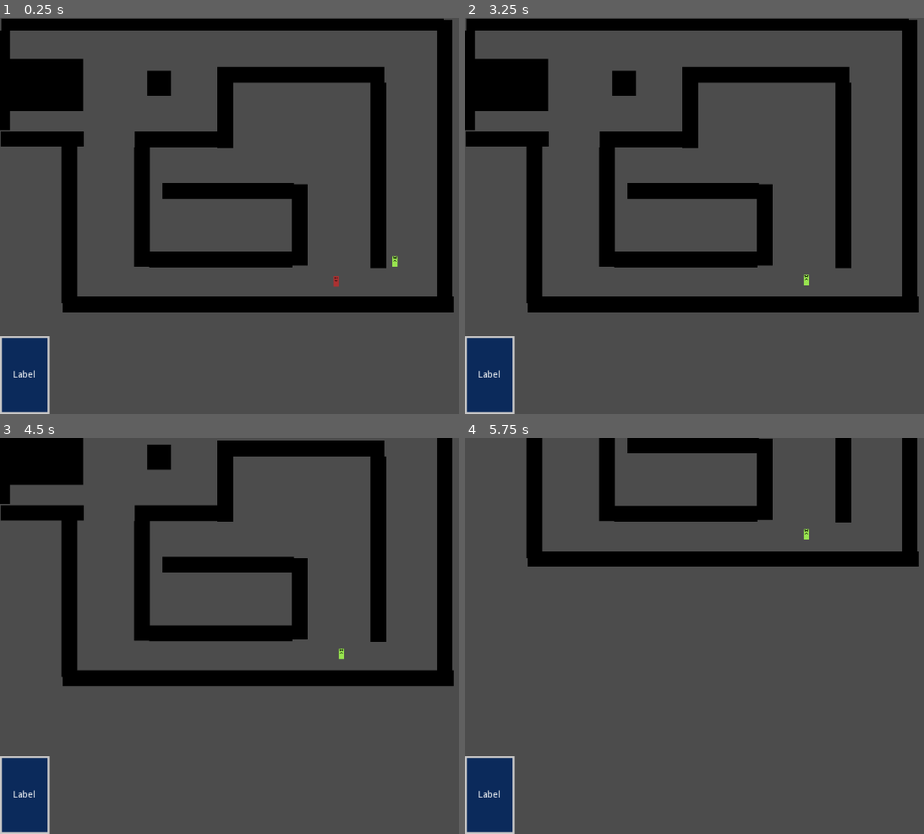
Above: before the commit, frames 1-4 (two rows, left to right).
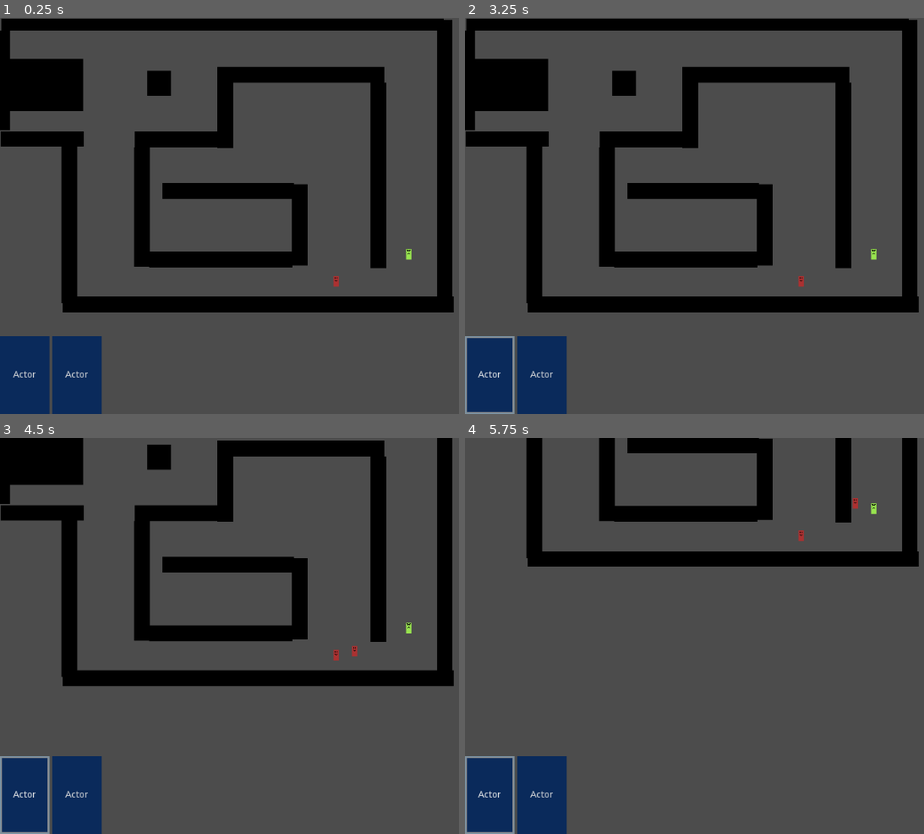
Above: after the commit, the same moments.

Repository: bbenefield89/Godot_cRPG
Game: Godot game, scene res://World.tscn
The game is run twice, just before and just after one commit, with the same random seed, the same clock (stepped at 60 frames per second) and the same inputs.
Inputs (mouse positions are in pixels of both pictures, inside the frame that each line leads up to):
- Up to frame 1 (0.25 s): no input
- Up to frame 2 (3.25 s): click (487, 374) at 0.5 s, where only the run after the commit has a clickable "Actor"; click (487, 374) at 1.25 s, where only the run after the commit has a clickable "Actor"; click (487, 374) at 2 s, where only the run after the commit has a clickable "Actor"; tap Enter at 2.75 s; drag from (800, 283) to (868, 128) at 2.77 s
- Up to frame 3 (4.5 s): tap Space at 3.5 s; drag from (339, 703) to (302, 715) at 3.52 s; tap Enter at 4.25 s; move the mouse to (403, 548) at 4.27 s; hold S (camera_down) from 4.28 s (still down); click (403, 548) at 4.42 s
- Up to frame 4 (5.75 s): tap Shift (shift) at 4.55 s; release S (camera_down) at 5 s; drag from (767, 715) to (804, 537) at 5.02 s

The runs differ from the first frame. In frame 1, 2.6% of the frame differs, in the area x 0-90%, y 58-100%; in frame 2, 2.5%; in frame 3, 2.6%; in frame 4, 2.6%.

Commit message:
Can now select actors from their party ui portraits

Diff:
--- a/Characters/ActorsContainer.gd
+++ b/Characters/ActorsContainer.gd
@@ -1,13 +1,15 @@
 extends Node2D
 
 signal open_esc_menu
+signal alter_actors_portraits(actors_idxs, styles)
 
 var actors_selected := Array()
 var is_selecting_actor := false
-
-onready var actors_in_party = get_children()
+var actors_in_party = null
 
 func _ready():
+	actors_in_party = get_children()
+
 	for actor in actors_in_party:
 		var actorCollider = actor.get_node("SelectBox")
 		actorCollider.connect("lmb_up", self,
@@ -24,21 +26,21 @@
 	for idx in range(actors_in_party.size()):
 		if Input.is_action_just_pressed("select_actor_" + String(idx)):
 			handle_key_input_select_actor(idx)
-
 	if Input.is_action_just_pressed("select_all_actors"):
-		 actors_selected = get_children()
+		for actor in actors_in_party:
+			select_actor(actor)
 	elif Input.is_action_just_pressed("open_esc_menu"):
 		if actors_selected.size() == 0:
 			emit_signal("open_esc_menu")
 		else:
-			actors_selected.clear()
+			deselect_all_actors()
 	elif Input.is_action_just_pressed("stop_actor_actions"):
 		for actor in actors_selected:
 			actor.path = PoolVector2Array()
 			actor.set_current_target(null)
 
 
-func handle_key_input_select_actor(num_key_value: int) -> void:
+func handle_key_input_select_actor(num_key_value: int) -> void: ###
 	if get_child_count() > num_key_value:
 		if Input.is_action_pressed("shift"):
 			select_actor(get_child(num_key_value))
@@ -47,8 +49,12 @@
 
 
 func select_only_this_actor(actor: KinematicBody2D) -> void:
-	actors_selected.clear()
-	actors_selected.append(actor)
+	deselect_all_actors()
+	append_selected_actor(actor)
+
+
+func select_only_this_actor_by_idx(actor_index: int) -> void:
+	select_only_this_actor(get_child(actor_index))
 
 
 func select_actor(actor: KinematicBody2D) -> void:
@@ -56,9 +62,36 @@
 		for selected_actor in actors_selected:
 			if selected_actor == actor:
 				return
-		actors_selected.append(actor)
+		append_selected_actor(actor)
 	else:
-		actors_selected.append(actor)
+		append_selected_actor(actor)
+
+
+func select_actor_by_idx(actor_idx: int) -> void:
+	select_actor(actors_in_party[actor_idx])
+
+
+func append_selected_actor(actor: KinematicBody2D) -> void:
+	actors_selected.append(actor)
+	var styles = {
+		"background_color": "#0b2b5c",
+		"border_color": "#949494",
+		"border_width": 3
+	}
+	var actors_idxs = []
+	for actor in actors_selected:
+		var actor_idx = actors_in_party.find(actor)
+		if actor_idx > -1:
+			actors_idxs.append(actor_idx)
+	emit_signal("alter_actors_portraits", actors_idxs, styles)
+
+
+func deselect_all_actors() -> void:
+	actors_selected.clear()
+	var styles = {
+		"background_color": "#0b2b5c",
+	}
+	emit_signal("alter_actors_portraits", [], styles)
 
 
 func is_actor_allowed_to_move(actor: KinematicBody2D) -> bool:
--- a/Creatures/Npc/Enemies/Enemy.tscn
+++ b/Creatures/Npc/Enemies/Enemy.tscn
@@ -66,6 +66,7 @@
 
 [node name="CollisionShape2D" type="CollisionShape2D" parent="AggroRadius" index="0"]
 shape = SubResource( 5 )
+disabled = true
 
 [node name="AggroRadiusTimer" type="Timer" parent="AggroRadius" index="1"]
 
--- a/UI/BottomUI.tscn
+++ b/UI/BottomUI.tscn
@@ -1,12 +1,11 @@
-[gd_scene load_steps=2 format=2]
+[gd_scene load_steps=4 format=2]
+
+[ext_resource path="res://UI/SelectActorButton.gd" type="Script" id=1]
+[ext_resource path="res://UI/PartyContainerUI.gd" type="Script" id=2]
 
 [sub_resource type="StyleBoxFlat" id=1]
-bg_color = Color( 0.0435181, 0.168392, 0.359375, 1 )
-border_width_left = 3
-border_width_top = 3
-border_width_right = 3
-border_width_bottom = 3
-border_color = Color( 0.784314, 0.780392, 0.780392, 1 )
+bg_color = Color( 0.0431373, 0.168627, 0.360784, 1 )
+border_color = Color( 0.580392, 0.580392, 0.580392, 1 )
 
 [node name="BottomUI" type="MarginContainer"]
 anchor_top = 1.0
@@ -22,8 +21,9 @@
 margin_bottom = 118.0
 
 [node name="PartyContainer" type="HBoxContainer" parent="HBoxContainer"]
-margin_right = 75.0
+margin_right = 154.0
 margin_bottom = 118.0
+script = ExtResource( 2 )
 
 [node name="MarginContainer" type="MarginContainer" parent="HBoxContainer/PartyContainer"]
 margin_right = 75.0
@@ -36,24 +36,49 @@
 margin_bottom = 118.0
 custom_styles/panel = SubResource( 1 )
 
-[node name="NinePatchRect" type="NinePatchRect" parent="HBoxContainer/PartyContainer/MarginContainer"]
+[node name="SelectActorButton" type="Button" parent="HBoxContainer/PartyContainer/MarginContainer"]
 margin_right = 75.0
 margin_bottom = 118.0
+mouse_default_cursor_shape = 2
+text = "Actor"
+flat = true
+script = ExtResource( 1 )
 
-[node name="Label" type="Label" parent="HBoxContainer/PartyContainer/MarginContainer"]
-margin_top = 52.0
+[node name="MarginContainer2" type="MarginContainer" parent="HBoxContainer/PartyContainer"]
+margin_left = 79.0
+margin_right = 154.0
+margin_bottom = 118.0
+rect_min_size = Vector2( 75, 0 )
+mouse_default_cursor_shape = 2
+
+[node name="Panel" type="Panel" parent="HBoxContainer/PartyContainer/MarginContainer2"]
 margin_right = 75.0
-margin_bottom = 66.0
-text = "Label"
-align = 1
-valign = 1
+margin_bottom = 118.0
+custom_styles/panel = SubResource( 1 )
+
+[node name="SelectActorButton" type="Button" parent="HBoxContainer/PartyContainer/MarginContainer2"]
+margin_right = 75.0
+margin_bottom = 118.0
+mouse_default_cursor_shape = 2
+text = "Actor"
+flat = true
+script = ExtResource( 1 )
 
 [node name="QuickMenuContainer" type="HBoxContainer" parent="HBoxContainer"]
-margin_left = 79.0
-margin_right = 79.0
+margin_left = 158.0
+margin_right = 158.0
 margin_bottom = 118.0
 
 [node name="ChatBoxContainer" type="HBoxContainer" parent="HBoxContainer"]
-margin_left = 83.0
-margin_right = 83.0
+margin_left = 162.0
+margin_right = 162.0
 margin_bottom = 118.0
+
+[connection signal="button_down" from="HBoxContainer/PartyContainer/MarginContainer/SelectActorButton" to="HBoxContainer/PartyContainer" method="_on_SelectActorButton_button_down"]
+[connection signal="button_up" from="HBoxContainer/PartyContainer/MarginContainer/SelectActorButton" to="HBoxContainer/PartyContainer/MarginContainer/SelectActorButton" method="_on_SelectActorButton_button_up"]
+[connection signal="party_ui_actor_selected" from="HBoxContainer/PartyContainer/MarginContainer/SelectActorButton" to="HBoxContainer/PartyContainer" method="_on_SelectActorButton_party_ui_actor_selected"]
+[connection signal="party_ui_actor_selected_shift" from="HBoxContainer/PartyContainer/MarginContainer/SelectActorButton" to="HBoxContainer/PartyContainer" method="_on_SelectActorButton_party_ui_actor_selected_shift"]
+[connection signal="button_down" from="HBoxContainer/PartyContainer/MarginContainer2/SelectActorButton" to="HBoxContainer/PartyContainer" method="_on_SelectActorButton_button_down"]
+[connection signal="button_up" from="HBoxContainer/PartyContainer/MarginContainer2/SelectActorButton" to="HBoxContainer/PartyContainer/MarginContainer2/SelectActorButton" method="_on_SelectActorButton_button_up"]
+[connection signal="party_ui_actor_selected" from="HBoxContainer/PartyContainer/MarginContainer2/SelectActorButton" to="HBoxContainer/PartyContainer" method="_on_SelectActorButton_party_ui_actor_selected"]
+[connection signal="party_ui_actor_selected_shift" from="HBoxContainer/PartyContainer/MarginContainer2/SelectActorButton" to="HBoxContainer/PartyContainer" method="_on_SelectActorButton_party_ui_actor_selected_shift"]
--- /dev/null
+++ b/UI/PartyContainerUI.gd
@@ -0,0 +1,47 @@
+extends HBoxContainer
+
+signal party_ui_actor_selected(actor_idx)
+signal party_ui_actor_selected_shift(actor_idx)
+signal party_ui_selecting_actor
+signal party_ui_not_selecting_actor
+
+var actors_portraits = null
+
+func _ready():
+	actors_portraits = get_children()
+
+func alter_actors_portraits(actors_idxs: Array, styles: Dictionary) -> void:
+	var style = StyleBoxFlat.new()
+	if actors_idxs:
+		for idx in actors_idxs:
+			style.set_bg_color(Color(styles.background_color))
+			style.set_border_color(Color(styles.border_color))
+			style.set_border_width_all(styles.border_width)
+			actors_portraits[idx].get_node("Panel").set(
+					"custom_styles/panel", style)
+	else:
+		for actors_portrait in actors_portraits:
+			style.set_bg_color(Color(styles.background_color))
+			actors_portrait.get_node("Panel").set("custom_styles/panel", style)
+
+
+func _on_SelectActorButton_party_ui_actor_selected(button):
+	emit_signal("party_ui_not_selecting_actor")
+	for idx in range(actors_portraits.size()):
+		var SelectActorButton = actors_portraits[idx].get_node(
+				"SelectActorButton")
+		if SelectActorButton == button:
+			emit_signal("party_ui_actor_selected", idx)
+
+
+func _on_SelectActorButton_party_ui_actor_selected_shift(button):
+	emit_signal("party_ui_not_selecting_actor")
+	for idx in range(actors_portraits.size()):
+		var SelectActorButton = actors_portraits[idx].get_node(
+				"SelectActorButton")
+		if SelectActorButton == button:
+			emit_signal("party_ui_actor_selected_shift", idx)
+
+
+func _on_SelectActorButton_button_down():
+	emit_signal("party_ui_selecting_actor")
--- /dev/null
+++ b/UI/SelectActorButton.gd
@@ -0,0 +1,10 @@
+extends Button
+
+signal party_ui_actor_selected(button)
+signal party_ui_actor_selected_shift(button)
+
+func _on_SelectActorButton_button_up():
+	if Input.is_action_pressed("shift"):
+		emit_signal("party_ui_actor_selected_shift", self)
+	else:
+		emit_signal("party_ui_actor_selected", self)
--- a/World.gd
+++ b/World.gd
@@ -4,21 +4,51 @@
 onready var EnemyContainer := $EnemyContainer
 onready var Navigation2d := $Navigation2D
 onready var MainCamera := $MainCamera
+onready var PartyUI := $UILayer/BottomUI/HBoxContainer/PartyContainer
 
 func _ready():
+	connect_ActorsContainers()
+	connect_PartyUI()
+	connect_Actors()
+	connect_Enemies()
+
+
+func open_esc_menu(): ###
+	print("Open ESC Menu") # Placeholder until we handle the ESC Menu UI
+
+
+func connect_ActorsContainers() -> void: ###
 	# warning-ignore:return_value_discarded
 	ActorsContainer.connect("open_esc_menu", self, "open_esc_menu")
+	# warning-ignore:return_value_discarded
+	ActorsContainer.connect("alter_actors_portraits", PartyUI,
+			"alter_actors_portraits")
 
+
+func connect_PartyUI() -> void: ###
+	# warning-ignore:return_value_discarded
+	PartyUI.connect("party_ui_selecting_actor", ActorsContainer,
+			"set_is_selecting_actor", [true])
+	# warning-ignore:return_value_discarded
+	PartyUI.connect("party_ui_not_selecting_actor", ActorsContainer,
+			"set_is_selecting_actor", [false])
+	# warning-ignore:return_value_discarded
+	PartyUI.connect("party_ui_actor_selected", ActorsContainer,
+			"select_only_this_actor_by_idx")
+	# warning-ignore:return_value_discarded
+	PartyUI.connect("party_ui_actor_selected_shift", ActorsContainer,
+			"select_actor_by_idx")
+
+
+func connect_Actors() -> void: ###
 	for actor in ActorsContainer.get_children():
 		actor.Navigation2d = Navigation2d
 		actor.MainCamera = MainCamera
 
+
+func connect_Enemies() -> void: ###
 	for enemy in EnemyContainer.get_children():
-		var collider = enemy.get_node("SelectBox")
+		var SelectBox = enemy.get_node("SelectBox")
 		enemy.Navigation2d = Navigation2d
-		collider.connect("lmb_up", ActorsContainer,
+		SelectBox.connect("lmb_up", ActorsContainer,
 				"set_selected_actors_target", [enemy])
-
-
-func open_esc_menu():
-	print("Open ESC Menu")
--- /dev/null
+++ b/test/unit/test_ActorsContainer.gd
@@ -0,0 +1,65 @@
+extends "res://addons/gut/test.gd"
+
+var ActorsContainer = load("res://Characters/ActorsContainer.gd")
+
+func test_select_only_this_actor():
+	var actors_container = partial_double(ActorsContainer).new()
+	stub(actors_container, "deselect_all_actors").to_do_nothing()
+	stub(actors_container, "append_selected_actor").to_do_nothing()
+	actors_container.select_only_this_actor(KinematicBody2D.new())
+	assert_called(actors_container, "deselect_all_actors")
+	assert_called(actors_container, "append_selected_actor")
+
+
+func test_select_only_this_actor_by_idx():
+	var actors_container = partial_double(ActorsContainer).new()
+	stub(actors_container, "select_only_this_actor").to_do_nothing()
+	actors_container.select_only_this_actor_by_idx(0)
+	assert_called(actors_container, "select_only_this_actor")
+
+
+func test_select_actor():
+	var actors_container = partial_double(ActorsContainer).new()
+	actors_container.actors_selected = [KinematicBody2D.new()]
+	stub(actors_container, "append_selected_actor").to_do_nothing()
+	actors_container.select_actor(KinematicBody2D.new())
+
+	actors_container.actors_selected = []
+	actors_container.select_actor(KinematicBody2D.new())
+	assert_call_count(actors_container, "append_selected_actor", 2)
+
+
+func test_select_actor_by_idx():
+	var actors_container = partial_double(ActorsContainer).new()
+	actors_container.actors_in_party = [KinematicBody2D.new()]
+	stub(actors_container, "select_actor").to_do_nothing()
+	actors_container.select_actor_by_idx(0)
+	assert_called(actors_container, "select_actor",
+			[actors_container.actors_in_party[0]])
+
+
+func test_append_selected_actor():
+	var actors_container = partial_double(ActorsContainer).new()
+	watch_signals(actors_container)
+	var actor = KinematicBody2D.new()
+	actors_container.actors_in_party = [actor]
+	actors_container.append_selected_actor(actor)
+	var actors_idxs = [0]
+	var styles = {
+		"background_color": "#0b2b5c",
+		"border_color": "#949494",
+		"border_width": 3
+	}
+	assert_eq(actors_container.actors_selected.size(), 1)
+	assert_signal_emitted_with_parameters(actors_container,
+			"alter_actors_portraits", [actors_idxs, styles])
+
+
+func test_deselect_all_actors():
+	var actors_container = partial_double(ActorsContainer).new()
+	watch_signals(actors_container)
+	actors_container.actors_selected = [KinematicBody2D.new()]
+	actors_container.deselect_all_actors()
+	assert_eq(actors_container.actors_selected.size(), 0)
+	assert_signal_emitted_with_parameters(actors_container,
+			"alter_actors_portraits", [[], { "background_color": "#0b2b5c" }])
--- /dev/null
+++ b/test/unit/test_PartyContainerUI.gd
@@ -0,0 +1,61 @@
+extends "res://addons/gut/test.gd"
+
+var PartyContainerUI = load("res://UI/PartyContainerUI.gd")
+
+class MarginContainerMock extends MarginContainer:
+	var panel = PanelMock.new()
+	var button = null
+
+	func _init(button_arg: Button = null):
+		button = button_arg
+
+	func get_node(node_path: NodePath) -> Node:
+		if node_path == "Panel":
+			return panel
+		else:
+			return button
+
+
+class PanelMock extends Panel:
+	pass
+
+
+func test_alter_actors_portraits():
+	var partyContainerUI = partial_double(PartyContainerUI).new()
+	partyContainerUI.actors_portraits = [MarginContainerMock.new()]
+	var styles = {
+		"background_color": "#0b2b5c",
+		"border_color": "#949494",
+		"border_width": 3,
+	}
+	partyContainerUI.alter_actors_portraits([0], styles)
+	var bg_color = Color(0.043137,0.168627,0.360784,1)
+	var border_color = Color(0.580392,0.580392,0.580392,1)
+	var styleBox = partyContainerUI.actors_portraits[0].get_node("Panel").get(
+			"custom_styles/panel")
+	assert_true(styleBox.bg_color.is_equal_approx(bg_color))
+	assert_true(styleBox.border_color.is_equal_approx(border_color))
+	assert_eq(styleBox.border_width_top, 3)
+	assert_eq(styleBox.border_width_right, 3)
+	assert_eq(styleBox.border_width_bottom, 3)
+	assert_eq(styleBox.border_width_left, 3)
+
+
+func test__on_SelectActorButton_party_ui_actor_selected_emitted():
+	var partyContainerUI = partial_double(PartyContainerUI).new()
+	watch_signals(partyContainerUI)
+	var button = Button.new()
+	partyContainerUI.actors_portraits = [MarginContainerMock.new(button)]
+	partyContainerUI._on_SelectActorButton_party_ui_actor_selected(button)
+	assert_signal_emitted(partyContainerUI, "party_ui_not_selecting_actor")
+	assert_signal_emitted(partyContainerUI, "party_ui_actor_selected")
+
+
+func test__on_SelectActorButton_party_ui_actor_selected_not_emitted():
+	var partyContainerUI = partial_double(PartyContainerUI).new()
+	watch_signals(partyContainerUI)
+	var button = Button.new()
+	partyContainerUI.actors_portraits = [MarginContainerMock.new(Button.new())]
+	partyContainerUI._on_SelectActorButton_party_ui_actor_selected(button)
+	assert_signal_emitted(partyContainerUI, "party_ui_not_selecting_actor")
+	assert_signal_not_emitted(partyContainerUI, "party_ui_actor_selected")
--- /dev/null
+++ b/test/unit/test_SelectActorButton.gd
@@ -0,0 +1,10 @@
+extends "res://addons/gut/test.gd"
+
+var SelectActorButton = load("res://UI/SelectActorButton.gd")
+
+func test__on_SelectActorButton_button_up():
+	var button = partial_double(SelectActorButton).new()
+	watch_signals(button)
+	button._on_SelectActorButton_button_up()
+	assert_signal_emitted_with_parameters(button, "party_ui_actor_selected",
+			[button])
--- /dev/null
+++ b/test/unit/test_World.gd
@@ -0,0 +1,42 @@
+extends "res://addons/gut/test.gd"
+
+var World = load("res://World.tscn")
+
+#func test_open_esc_menu():
+#	var world = partial_double(World).new()
+#
+
+func test_connect_ActorsContainer():
+	var world = partial_double(World).instance()
+	add_child_autofree(world)
+	assert_connected(world.ActorsContainer, world, "open_esc_menu")
+	assert_connected(world.ActorsContainer, world.PartyUI,
+			"alter_actors_portraits")
+
+
+func test_connect_PartyUI():
+	var world = partial_double(World).instance()
+	add_child_autofree(world)
+	assert_connected(world.PartyUI, world.ActorsContainer,
+			"party_ui_selecting_actor")
+	assert_connected(world.PartyUI, world.ActorsContainer,
+			"party_ui_not_selecting_actor")
+	assert_connected(world.PartyUI, world.ActorsContainer,
+			"party_ui_actor_selected")
+
+
+func test_connect_Actors():
+	var world = partial_double(World).instance()
+	add_child_autofree(world)
+	for actor in world.ActorsContainer.get_children():
+		assert_true(actor.Navigation2d is Navigation2D)
+		assert_true(actor.MainCamera is Camera2D)
+
+
+func test_connect_Enemies():
+	var world = partial_double(World).instance()
+	add_child_autofree(world)
+	for enemy in world.EnemyContainer.get_children():
+		assert_true(enemy.Navigation2d is Navigation2D)
+		assert_connected(enemy.get_node("SelectBox"), world.ActorsContainer,
+				"lmb_up")
Not shown: 1 places in Creatures/Npc/Enemies/Enemy.tscn that only renumber resources
